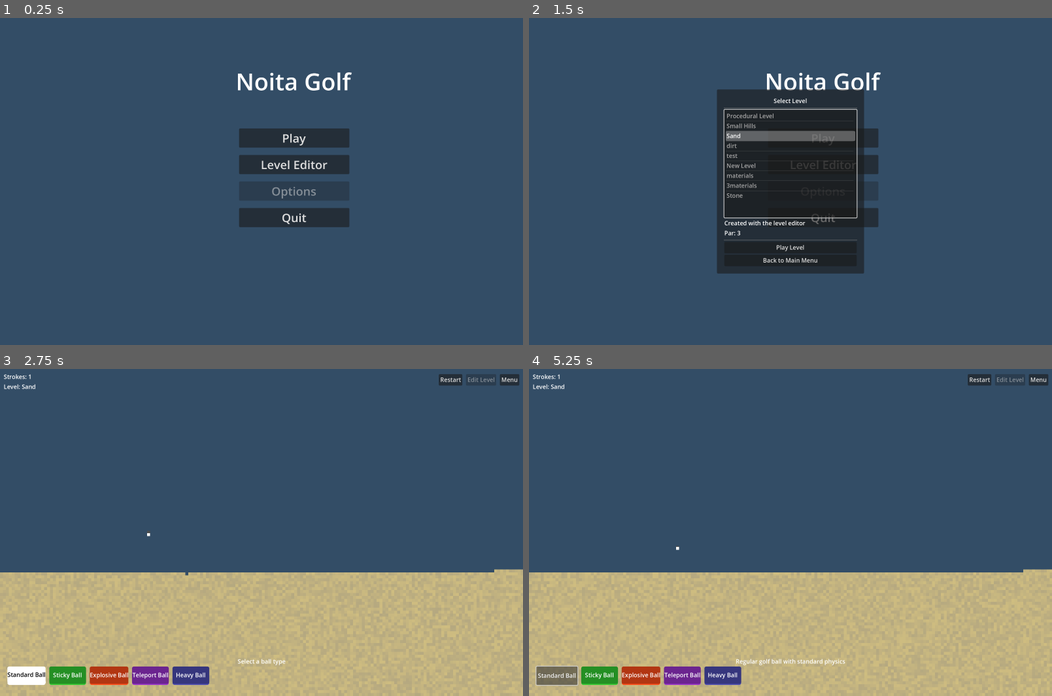
Above: before the commit, frames 1-4 (two rows, left to right).
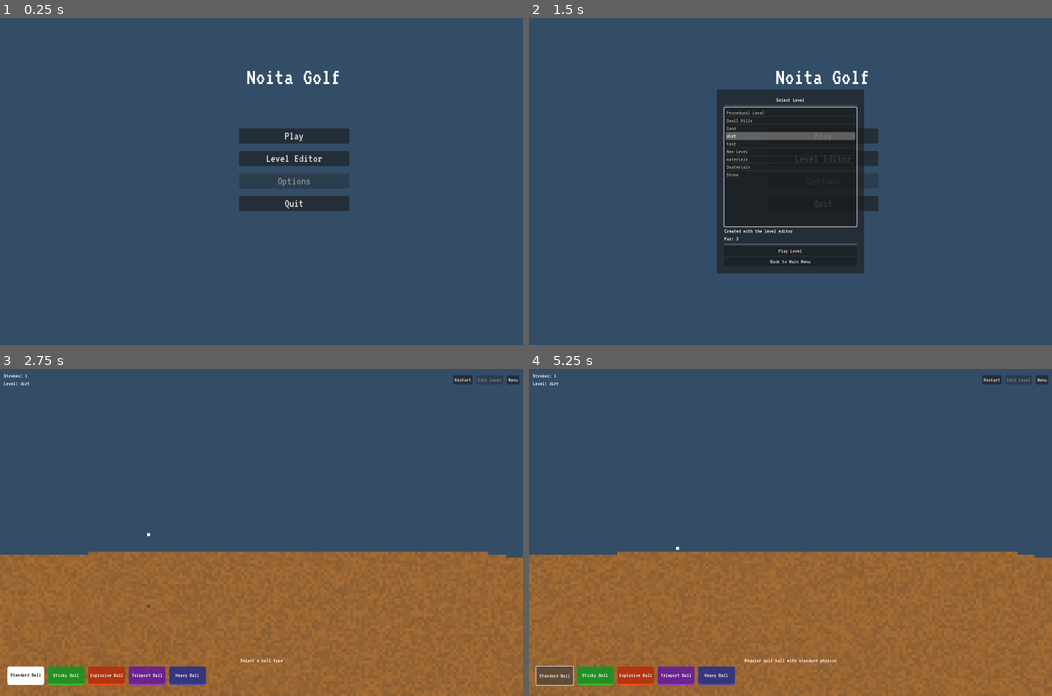
Above: after the commit, the same moments.

Repository: josefzachar/golf-game
Game: Godot game, scene res://assets/scenes/MainMenu.tscn
Same seed, same stepped clock (60 frames per second), same inputs: the game is played once before the commit and once after it.
Inputs:
- Up to frame 1 (0.25 s): no input
- Up to frame 2 (1.5 s): click "Play" at 0.5 s; click "Play" at 1.25 s
- Up to frame 3 (2.75 s): click "Play Level" at 2 s
- Up to frame 4 (5.25 s): click "Restart" at 2.75 s; click "Restart" at 3.5 s; click "Restart" at 4.25 s; click "Standard Ball" at 5 s

The runs differ from the first frame. In frame 1, 3.6% of the frame differs, in the area x 45-68%, y 16-64%; in frame 2, 2.9%; in frame 3, 43%; in frame 4, 43%, in the area x 0-100%, y 1-100%.

Commit message:
Pixaleted aiming lines

Diff:
--- a/assets/scripts/Ball.gd
+++ b/assets/scripts/Ball.gd
@@ -25,7 +25,7 @@
 	# Initialize components
 	physics_handler = BallPhysics.new(self)
 	special_abilities = BallSpecialAbilities.new(self)
-	aiming_system = BallAiming.new(self)
+	aiming_system = load("res://assets/scripts/BallAiming.gd").new(self)
 
 	# Initialize ball properties
 	update_ball_properties()
--- a/assets/scripts/BallAiming.gd
+++ b/assets/scripts/BallAiming.gd
@@ -1,4 +1,3 @@
-class_name BallAiming
 extends RefCounted
 
 # Reference to the main ball node
@@ -9,8 +8,15 @@
 var click_position = Vector2.ZERO  # Store the initial click position
 var current_mouse_position = Vector2.ZERO  # Track current mouse position
 
+# Style variables for pixelated look
+var pixel_font = null
+var pixel_size = 1  # Size of the "pixels" for the pixel art effect
+
 func _init(ball_reference):
 	ball = ball_reference
+
+	# Set pixel size based on game's grid size
+	pixel_size = max(1, int(Constants.GRID_SIZE / 8))
 
 func reset():
 	is_shooting = false
@@ -55,9 +61,6 @@
 func draw(canvas):
 	# Only draw aiming line when shooting
 	if is_shooting:
-		# Calculate ball position in screen coordinates
-		var ball_screen_pos = ball.ball_position * Constants.GRID_SIZE + Vector2(Constants.GRID_SIZE/2, Constants.GRID_SIZE/2)
-
 		# Calculate the direction vectors
 		var drag_direction = (current_mouse_position - click_position).normalized()
 		var shot_direction = -drag_direction  # Opposite direction for the shot
@@ -69,61 +72,141 @@
 		var max_distance = 600.0
 		var power_ratio = min(distance / max_distance, 1.0)
 
-		# Draw the original dotted line - from click position to current mouse position
-		draw_dotted_line(canvas, click_position, current_mouse_position, Color(1, 0, 0, 0.7), 5, 5)
-
-		# Draw the opposite direction line - from click position in the opposite direction
+		# Draw pixelated elements
+
+		# 1. Draw drag line (red dotted) - using large pixel dots
+		draw_pixelated_dotted_line(canvas, click_position, current_mouse_position, Color(1, 0, 0, 0.8), 8, 12, 4)
+
+		# 2. Draw shot prediction line - matching the dotted style but in white
 		var opposite_end = click_position + shot_direction * distance
-		canvas.draw_line(click_position, opposite_end, Color(1, 1, 1, 0.8), 2)
-
-		# Draw arrowhead at the end of the opposite line
-		draw_arrowhead(canvas, opposite_end, shot_direction, Color(1, 1, 1, 0.8))
-
-		# Draw power indicator circle at the click position
-		canvas.draw_circle(click_position, 5, Color(1, 0, 0, 0.7))
-
-		# Draw power level indicator
-		var power_text = "Power: %.0f%%" % (power_ratio * 100)
-		canvas.draw_string(
-			FontLoader.get_default_font(),
-			click_position + Vector2(15, -15),
-			power_text,
-			HORIZONTAL_ALIGNMENT_LEFT,
-			-1,
-			14,
-			Color(1, 1, 1, 0.8))
-
-func draw_dotted_line(canvas, start_pos, end_pos, color, dash_length, gap_length):
+		draw_pixelated_dotted_line(canvas, click_position, opposite_end, Color(1, 1, 1, 0.9), 8, 12, 4)
+
+		# 3. Draw pixel-art arrowhead at the end
+		draw_pixelated_arrowhead(canvas, opposite_end, shot_direction, Color(1, 1, 1, 0.8), 8)
+
+# Pixelated drawing functions
+
+func draw_pixelated_line(canvas, start_pos, end_pos, color, thickness=1):
+	# Draw a pixel-perfect line with larger pixels
+	var direction = (end_pos - start_pos).normalized()
+	var distance = start_pos.distance_to(end_pos)
+
+	# Use larger pixel size for more pronounced pixel art look
+	var step_size = max(3, pixel_size * 3)  # Triple the pixel size
+	var steps = int(distance / step_size)
+
+	# Adjust thickness to be bigger
+	var pixel_thickness = max(thickness * 2, 4)  # Minimum thickness of 4
+
+	for i in range(steps + 1):
+		var t = float(i) / float(steps) if steps > 0 else 0
+		var pixel_pos = start_pos.lerp(end_pos, t)
+
+		# Round to step_size grid for chunkier pixelated look
+		pixel_pos = Vector2(
+			round(pixel_pos.x / step_size) * step_size,
+			round(pixel_pos.y / step_size) * step_size
+		)
+
+		# Draw larger square pixel
+		canvas.draw_rect(Rect2(
+			pixel_pos - Vector2(pixel_thickness/2, pixel_thickness/2),
+			Vector2(pixel_thickness, pixel_thickness)
+		), color)
+
+func draw_pixelated_dotted_line(canvas, start_pos, end_pos, color, dash_length, gap_length, thickness=1):
 	var direction = (end_pos - start_pos).normalized()
 	var distance = start_pos.distance_to(end_pos)
 	var current_distance = 0
 
+	# Use larger pixel sizes for more pronounced pixelated look
+	var pixel_size_large = max(4, pixel_size * 4)
+	dash_length = max(pixel_size_large, dash_length * 2)  # Make dashes larger
+	gap_length = max(pixel_size_large, gap_length * 2)    # Make gaps larger
+
+	# Draw individual square "dots" for a chunkier look
 	while current_distance < distance:
-		var dash_start = start_pos + direction * current_distance
-		current_distance += dash_length
-
-		# Make sure we don't draw past the end
-		if current_distance > distance:
-			current_distance = distance
-
-		var dash_end = start_pos + direction * current_distance
-		canvas.draw_line(dash_start, dash_end, color, 2)
-
-		current_distance += gap_length
-
-func draw_arrowhead(canvas, position, direction, color):
-	# Arrow properties
-	var arrow_size = 10.0
-	var arrow_angle = PI / 6  # 30 degrees
-
-	# Calculate the points for the arrowhead
-	var back_direction = -direction  # Direction from tip to base
-	var right_direction = back_direction.rotated(arrow_angle)
-	var left_direction = back_direction.rotated(-arrow_angle)
-
-	var right_point = position + right_direction * arrow_size
-	var left_point = position + left_direction * arrow_size
-
-	# Draw the arrowhead
-	var points = PackedVector2Array([position, right_point, left_point])
-	canvas.draw_colored_polygon(points, color)
+		var dot_pos = start_pos + direction * current_distance
+
+		# Round to pixel grid
+		dot_pos = Vector2(
+			round(dot_pos.x / pixel_size_large) * pixel_size_large,
+			round(dot_pos.y / pixel_size_large) * pixel_size_large
+		)
+
+		# Draw a single large square "dot"
+		var dot_size = max(thickness * 3, 6)  # Significantly larger dots
+		canvas.draw_rect(Rect2(
+			dot_pos - Vector2(dot_size/2, dot_size/2),
+			Vector2(dot_size, dot_size)
+		), color)
+
+		# Move to next dot position
+		current_distance += dash_length + gap_length
+
+func draw_pixelated_arrowhead(canvas, position, direction, color, size=10):
+	# Calculate points for a pixelated arrow
+	var back_direction = -direction
+	var right_direction = back_direction.rotated(PI/4)  # 45 degrees
+	var left_direction = back_direction.rotated(-PI/4)  # -45 degrees
+
+	# Scale based on pixel size
+	size = max(3, round(size / pixel_size) * 2)
+
+	var right_point = position + right_direction * size
+	var left_point = position + left_direction * size
+
+	# Create a list of points
+	var points = [position, right_point, left_point]
+
+	# Draw the outline
+	draw_pixelated_line(canvas, points[0], points[1], color, 2)
+	draw_pixelated_line(canvas, points[1], points[2], color, 2)
+	draw_pixelated_line(canvas, points[2], points[0], color, 2)
+
+	# Fill the triangle with pixels
+	var min_x = min(min(points[0].x, points[1].x), points[2].x)
+	var max_x = max(max(points[0].x, points[1].x), points[2].x)
+	var min_y = min(min(points[0].y, points[1].y), points[2].y)
+	var max_y = max(max(points[0].y, points[1].y), points[2].y)
+
+	# Step size for pixelated look
+	var step = max(1, pixel_size)
+
+	for x in range(int(min_x), int(max_x) + 1, step):
+		for y in range(int(min_y), int(max_y) + 1, step):
+			var point = Vector2(x, y)
+			# Check if point is inside the triangle
+			if is_point_in_triangle(point, points[0], points[1], points[2]):
+				canvas.draw_rect(Rect2(point, Vector2(step, step)), color)
+
+func is_point_in_triangle(p, a, b, c):
+	# Helper function to determine if point is in triangle
+	var d1 = sign((p.x - b.x) * (a.y - b.y) - (a.x - b.x) * (p.y - b.y))
+	var d2 = sign((p.x - c.x) * (b.y - c.y) - (b.x - c.x) * (p.y - c.y))
+	var d3 = sign((p.x - a.x) * (c.y - a.y) - (c.x - a.x) * (p.y - a.y))
+
+	var has_neg = (d1 < 0) or (d2 < 0) or (d3 < 0)
+	var has_pos = (d1 > 0) or (d2 > 0) or (d3 > 0)
+
+	# If all same sign, point is in triangle
+	return !(has_neg and has_pos)
+
+func draw_pixelated_diamond(canvas, center, size, color):
+	# Draw a diamond shape using pixels
+	var step = max(1, pixel_size)
+
+	for x in range(-size, size + 1, step):
+		for y in range(-size, size + 1, step):
+			if abs(x) + abs(y) <= size:
+				var pixel_pos = Vector2(
+					center.x + x,
+					center.y + y
+				)
+				canvas.draw_rect(Rect2(pixel_pos, Vector2(step, step)), color)
+
+func has_pixelated_font():
+	return false  # Simplified for this implementation
+
+func get_pixelated_font():
+	return FontLoader.get_default_font()  # Use default font
--- a/project.godot
+++ b/project.godot
@@ -40,6 +40,10 @@
 
 config_version=4
 
+[gui]
+
+theme/custom_font="res://assets/fonts/pixel_font.ttf"
+
 [rendering]
 
 vulkan/enable_vulkan=false
Binary file added: assets/fonts/pixel_font.ttf
Not shown, added: assets/fonts/pixel_font.ttf.import
